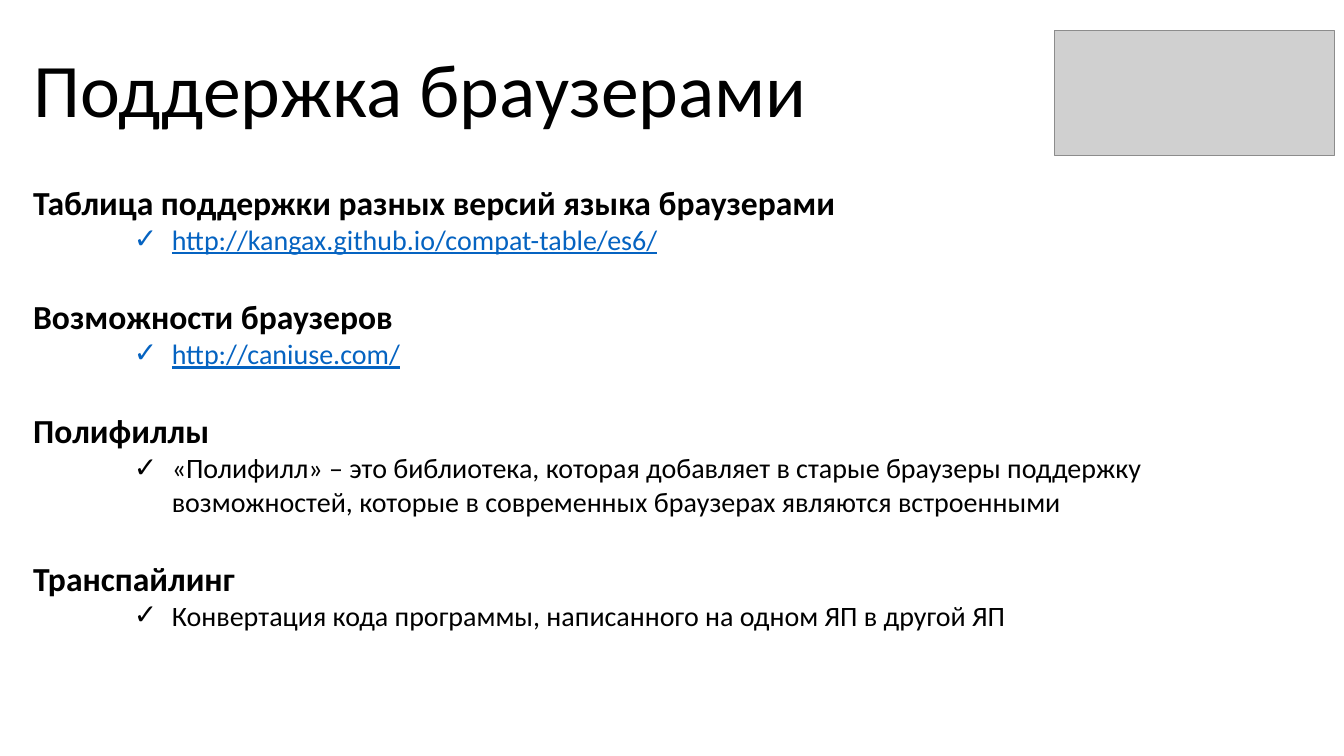
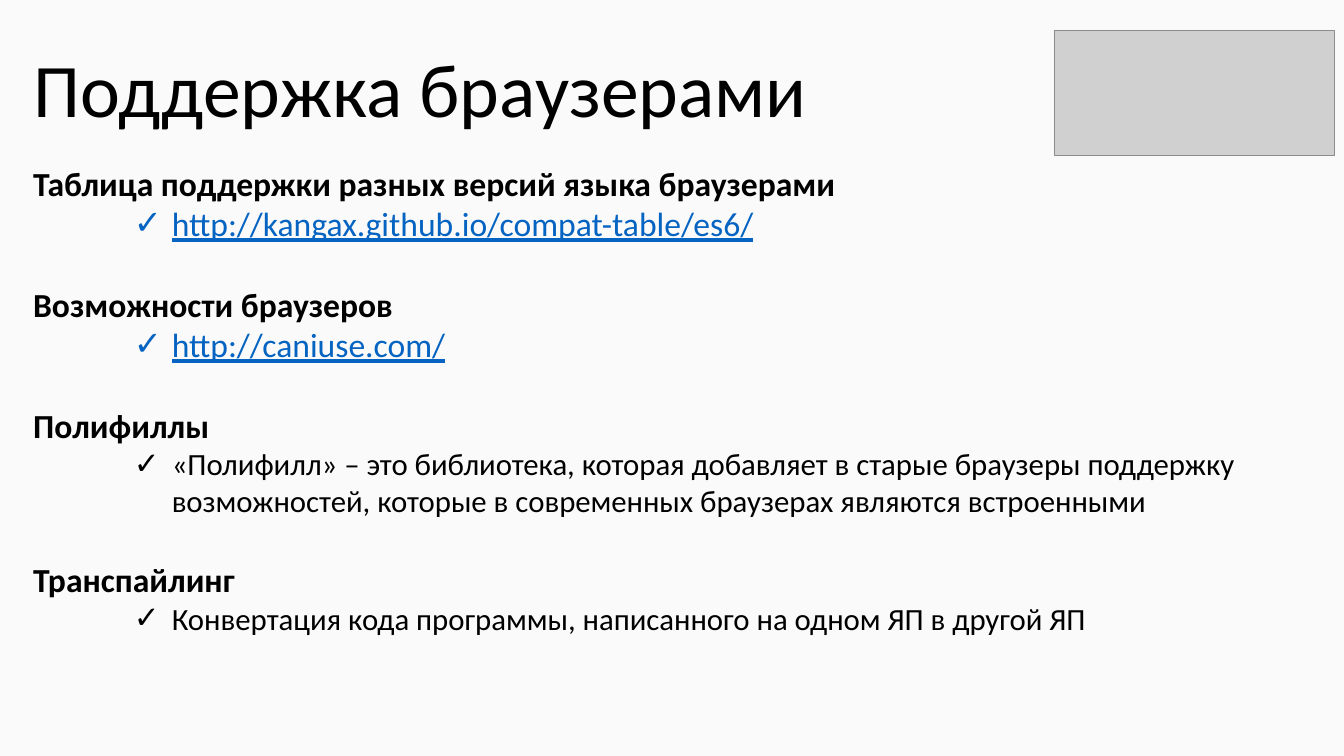
Before and after one commit to KOPTE3/modern-es, a slide deck: slide 55 of Modern ES.pptx (slide 51 before the commit). Drawn at 1344x756 pixels with LibreOffice and Linux fonts; fonts in the diff are those of the drawing; grey boxes stand for pictures. Boxes give left, top, right and bottom in pixels: in the first picture for what was removed or moved away, otherwise in the second. Text is boxed around its words. In the diff, an @@ line names an element or a change of style, - is before the commit and + after.

```diff
--- a/Modern ES.pptx
+++ b/Modern ES.pptx
@@ background #FFFFFF to #FAFAFA @@
@@ text "Таблица поддержки разных версий языка ...": place and size @@
-text "Таблица поддержки разных версий языка ..." at (33,192,1141,631)
+text "Таблица поддержки разных версий языка ..." at (33,173,1235,635)
@@ text at (172,212,1235,635): size 20 to 24 pt in "http://kangax.github.io/compat-table/es6/", "http://caniuse.com/"; size 20 to 22 pt in "«Полифилл» – это библиотека, которая добавляет в ...", "Конвертация кода программы, написанного на одном ЯП ..." @@
```
Also in this commit, not shown: 47 other slides changed, 15 slides added, 11 slides removed, 46 other files.
